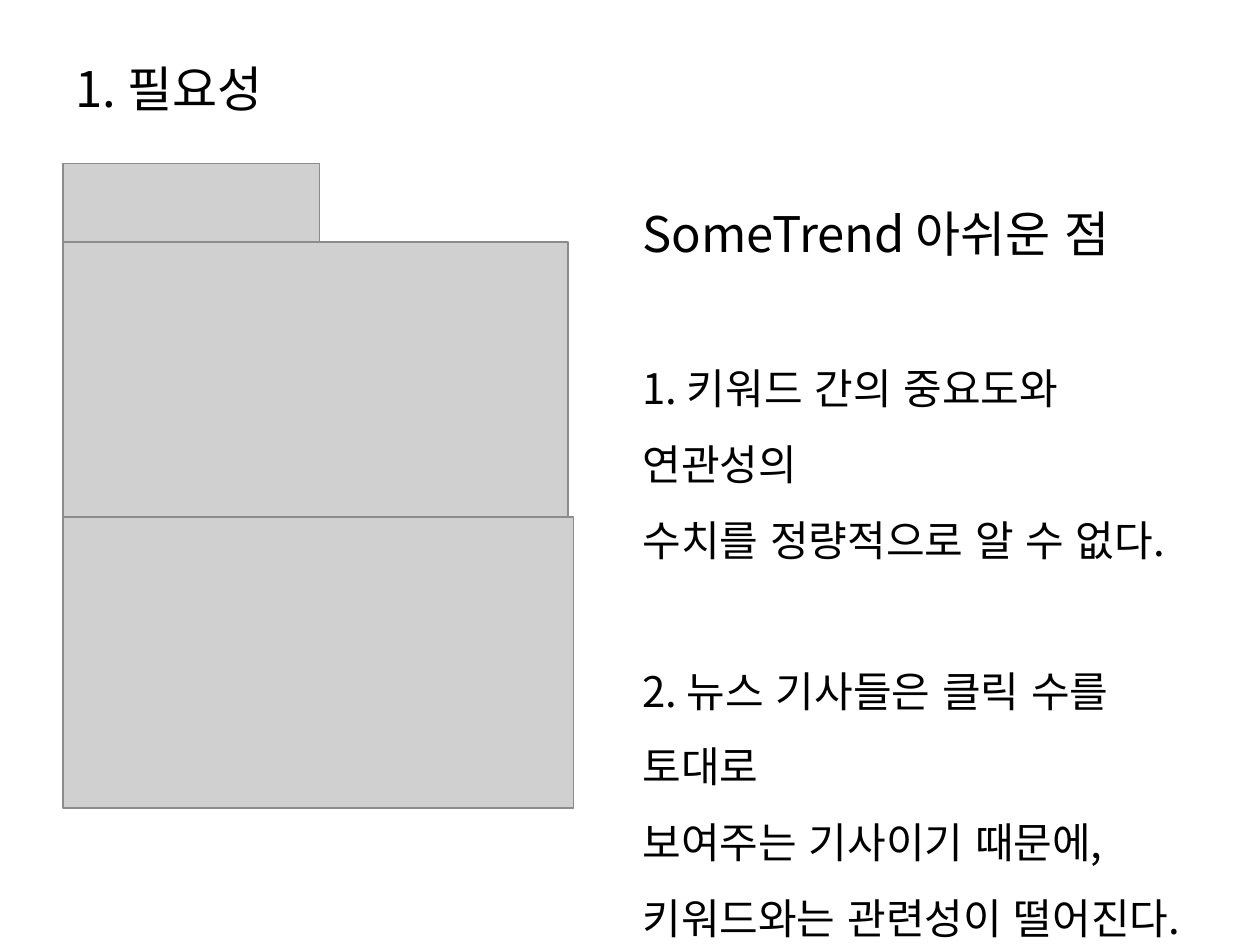
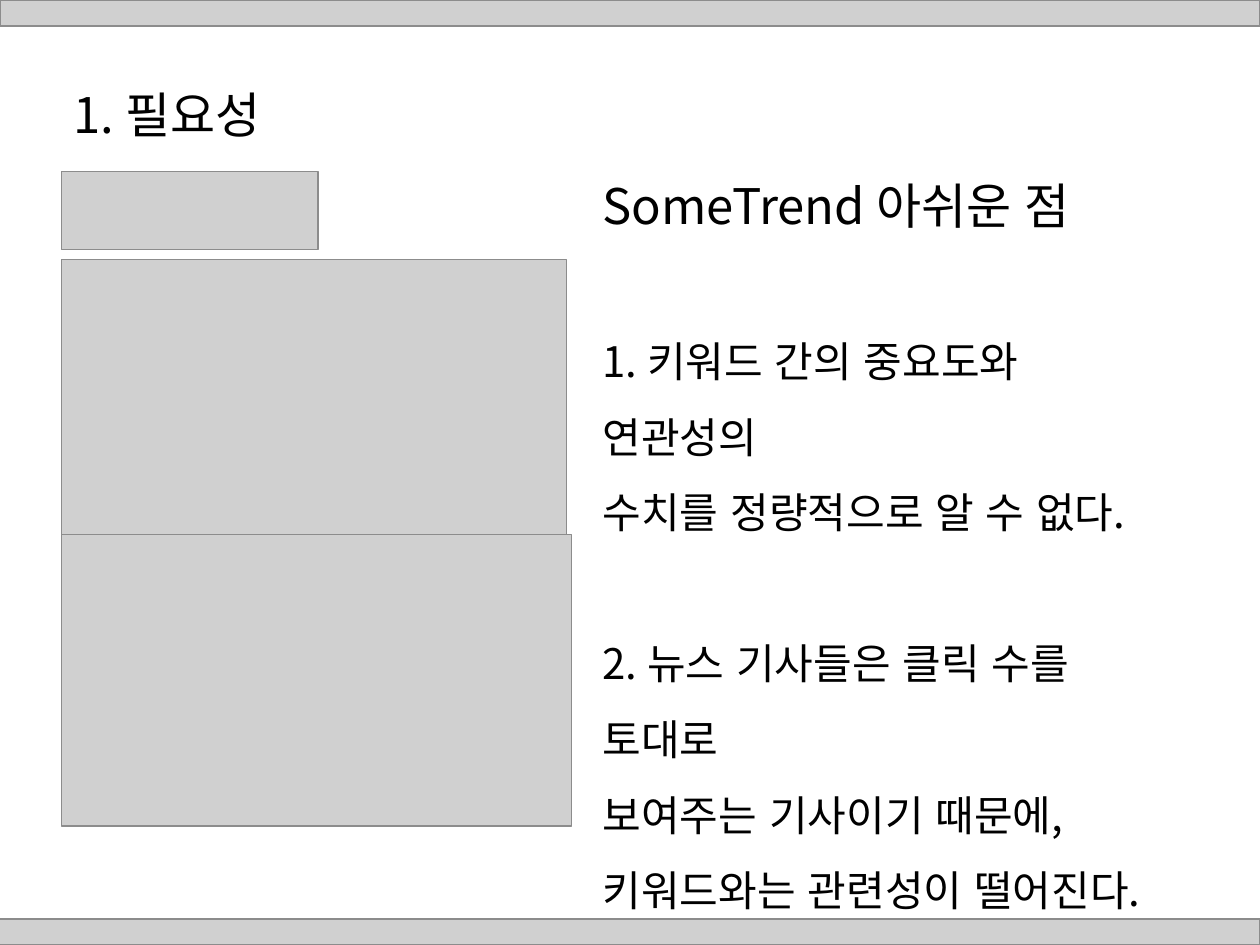
Before and after one commit to HaYongdae/issuewhatshow, a slide deck: slide 4 of doc/최종 PPT.pptx. Drawn at 1260x945 pixels with LibreOffice and Linux fonts; fonts in the diff are those of the drawing; grey boxes stand for pictures. Boxes give left, top, right and bottom in pixels: in the first picture for what was removed or moved away, otherwise in the second. Text is boxed around its words. In the diff, an @@ line names an element or a change of style, - is before the commit and + after.

```diff
--- a/doc/최종 PPT.pptx
+++ b/doc/최종 PPT.pptx
@@ picture added at <box>0,0,1260,26</box> @@
@@ title "1. 필요성": place and size @@
-title "1. 필요성" at <box>76,66,262,111</box>
+title "1. 필요성" at <box>74,92,261,137</box>
@@ text "SomeTrend 아쉬운 점": place and size @@
-text "SomeTrend 아쉬운 점" at <box>642,211,1180,938</box>
+text "SomeTrend 아쉬운 점" at <box>603,183,1140,910</box>
@@ picture: place and size @@
-picture at <box>63,164,320,242</box>
+picture at <box>62,171,319,249</box>
@@ picture: place and size @@
-picture at <box>63,242,568,517</box>
+picture at <box>62,260,567,534</box>
@@ picture: place and size @@
-picture at <box>63,517,573,808</box>
+picture at <box>62,534,572,825</box>
@@ picture added at <box>0,919,1260,945</box> @@
```
Also in this commit, not shown: 25 other slides changed, 1 slide added, 4 slides removed.
